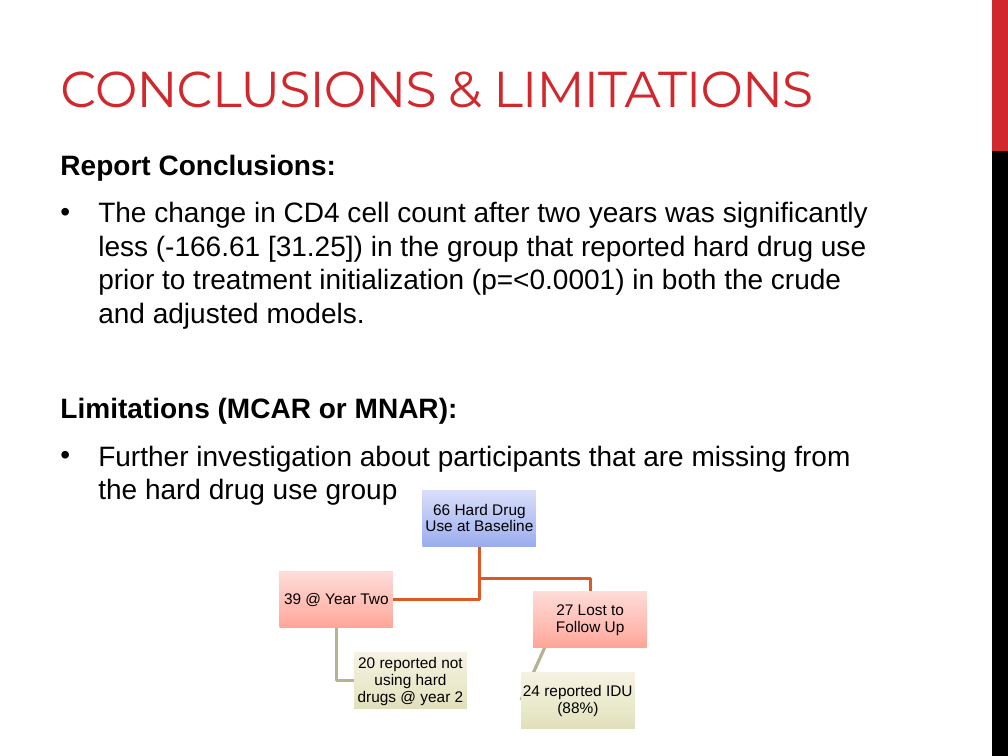
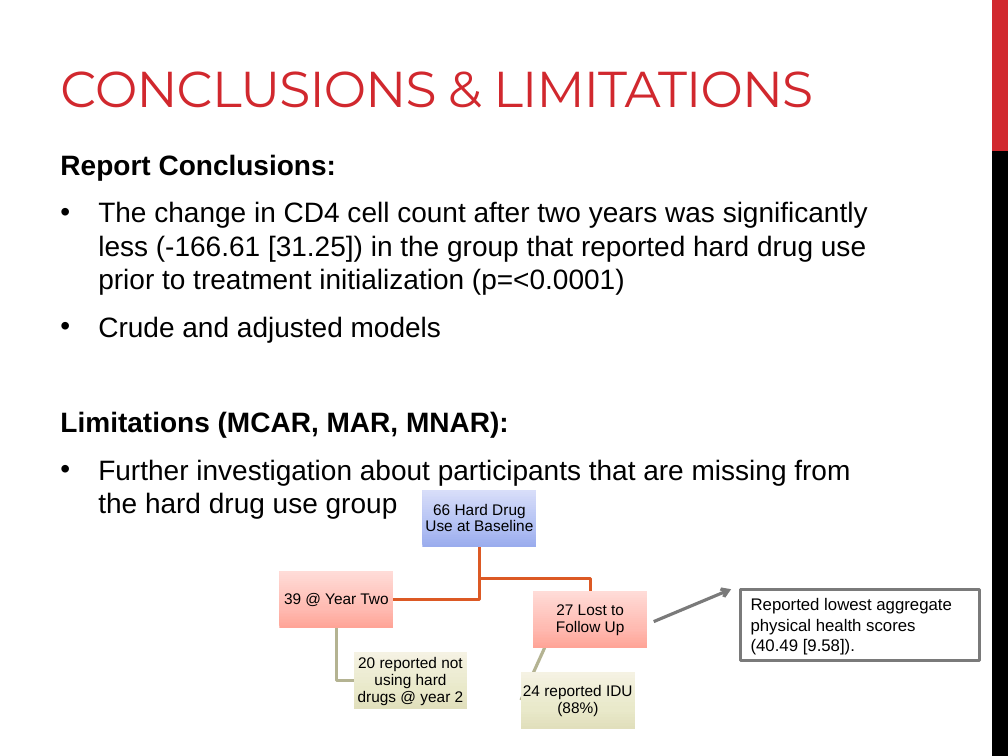
Before and after one commit to Delgoulding/Biostat-Projects, a slide deck: slide 7 of Project1/Reports/Project 1 presentation.pptx. Drawn at 1008x756 pixels with LibreOffice and Linux fonts; fonts in the diff are those of the drawing. Boxes give left, top, right and bottom in pixels: in the first picture for what was removed or moved away, otherwise in the second. Text is boxed around its words. In the diff, an @@ line names an element or a change of style, - is before the commit and + after.

```diff
--- a/Project1/Reports/Project 1 presentation.pptx
+++ b/Project1/Reports/Project 1 presentation.pptx
@@ text at (60,201,868,437): text changed @@
-• The change in CD4 cell count after two years was significantly less (-166.61 [31.25]) in the group that reported hard drug use prior to treatment initialization (p=<0.0001) in both the crude and adjusted models.
-Limitations (MCAR or MNAR):
+• The change in CD4 cell count after two years was significantly less (-166.61 [31.25]) in the group that reported hard drug use prior to treatment initialization (p=<0.0001)
+• Crude and adjusted models
+Limitations (MCAR, MAR, MNAR):
@@ arrow added from (654, 622) to (731, 590), #7A7A7A 2.25 pt @@
@@ rectangle added at (741,590,980,661), fill #FFFFFF, outline #7A7A7A 2.25 pt, 12 pt, text #000000 @@
+Reported lowest aggregate physical health scores
+(40.49 [9.58]).
```
Also in this commit, not shown: 5 other files.
